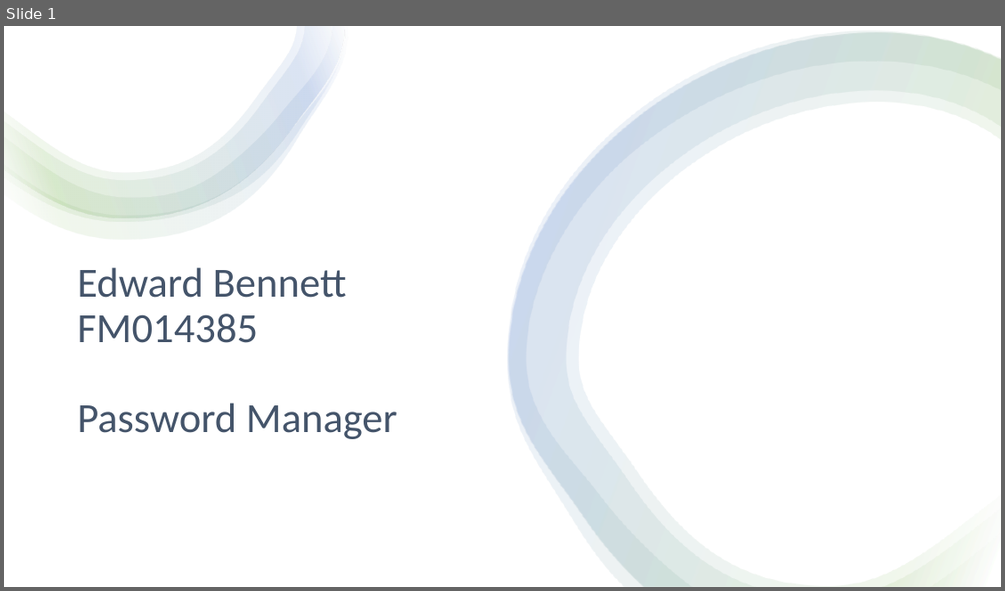
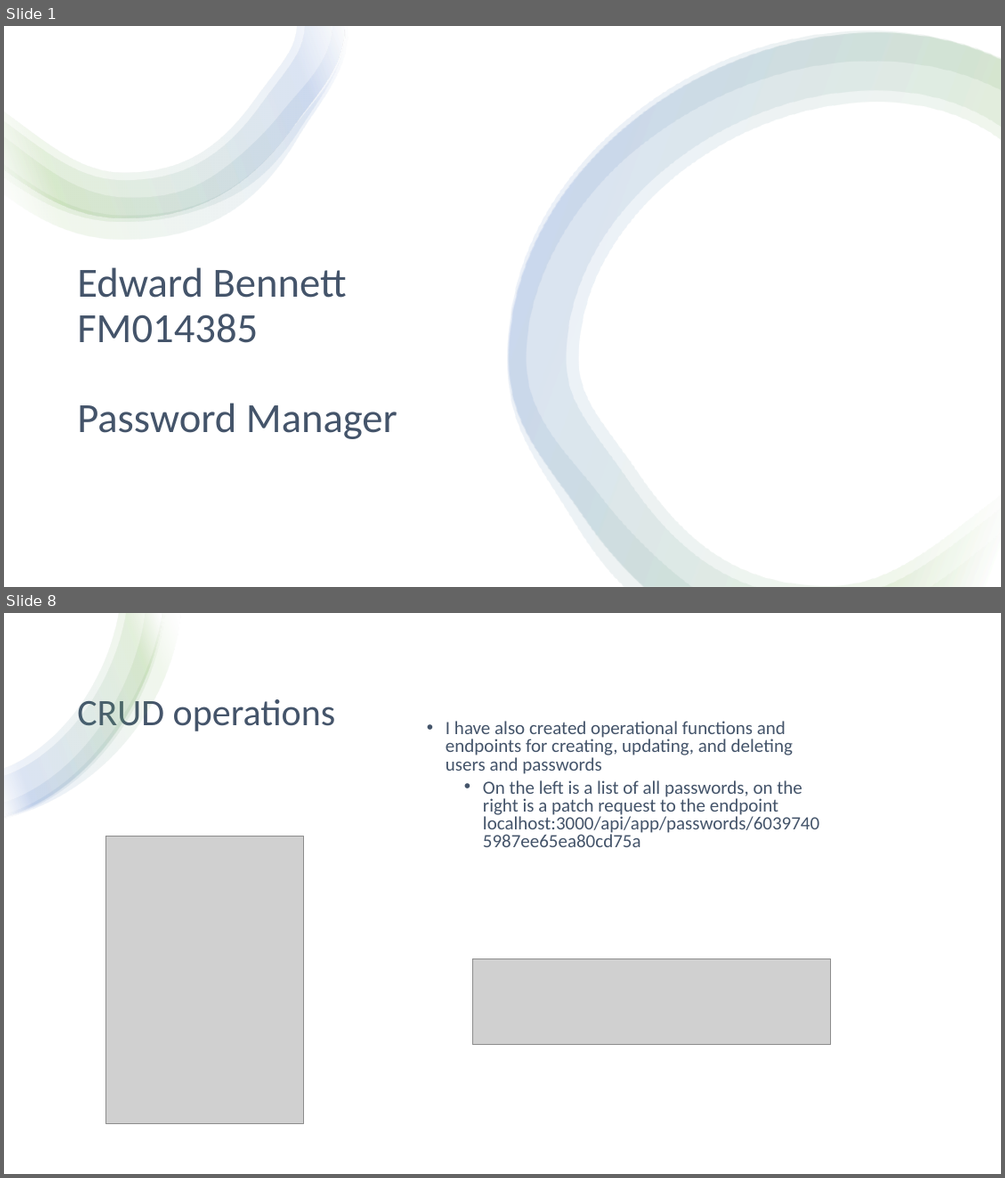
Before and after one commit to EWBennett/password-manager, a slide deck: Project Write-up/Presentation.pptx. Shown one above the other, each under a label of ours: slide 1 before the commit, slides 1 and 8 after it; the slides between them are not shown. The pictures are 1005x591 and 1005x1178 pixels, drawn with LibreOffice and Linux fonts; fonts in the diff are those of the drawing; grey boxes stand for pictures. Boxes give left, top, right and bottom in pixels: in the first picture for what was removed or moved away, otherwise in the second. Text is boxed around its words. In the diff, an @@ line names an element or a change of style, - is before the commit and + after.

Commit message:
Fixed editing passwords

```diff
--- a/Project Write-up/Presentation.pptx
+++ b/Project Write-up/Presentation.pptx
@@ slide 8 added at box(4, 613, 1001, 1174), background #FFFFFF @@
@@ rectangle added at box(4, 613, 1000, 1174), fill #FFFFFF @@
@@ group added at box(4, 613, 181, 819): 4 freeform shapes @@
@@ title added at box(77, 699, 336, 731), 36 pt, text #44546A @@
+CRUD operations
@@ text added at box(445, 721, 819, 835), 18 pt, text #44546A @@
+• I have also created operational functions and endpoints for creating, updating, and deleting users and passwords
+  • On the left is a list of all passwords, on the right is a patch request to the endpoint localhost:3000/api/app/passwords/60397405987ee65ea80cd75a
@@ picture added at box(105, 835, 303, 1124) @@
@@ picture added at box(473, 958, 830, 1045) @@
```
Also in this commit, not shown: 3 slides changed, 5 other slides added, 1 slide removed, 3 other files.
